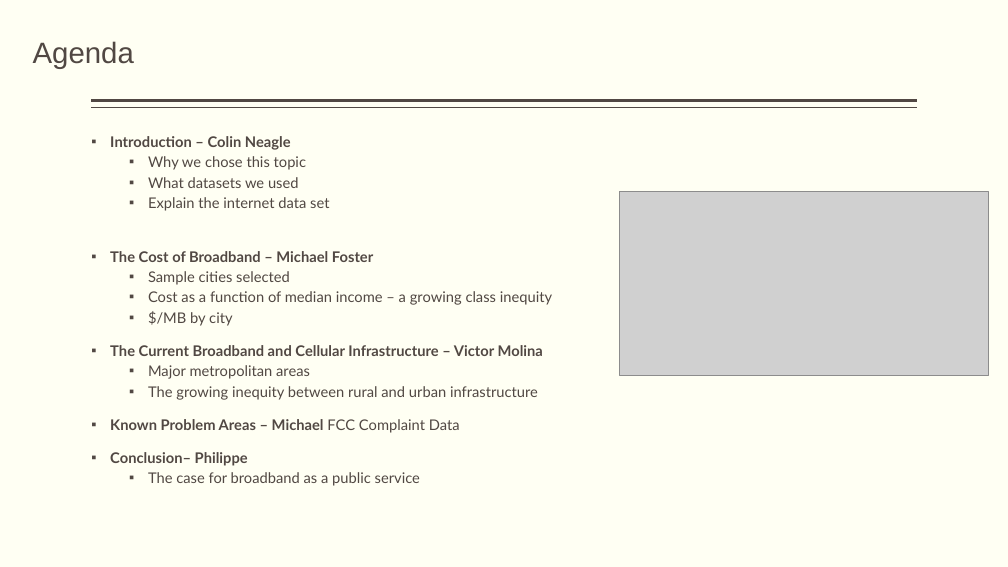
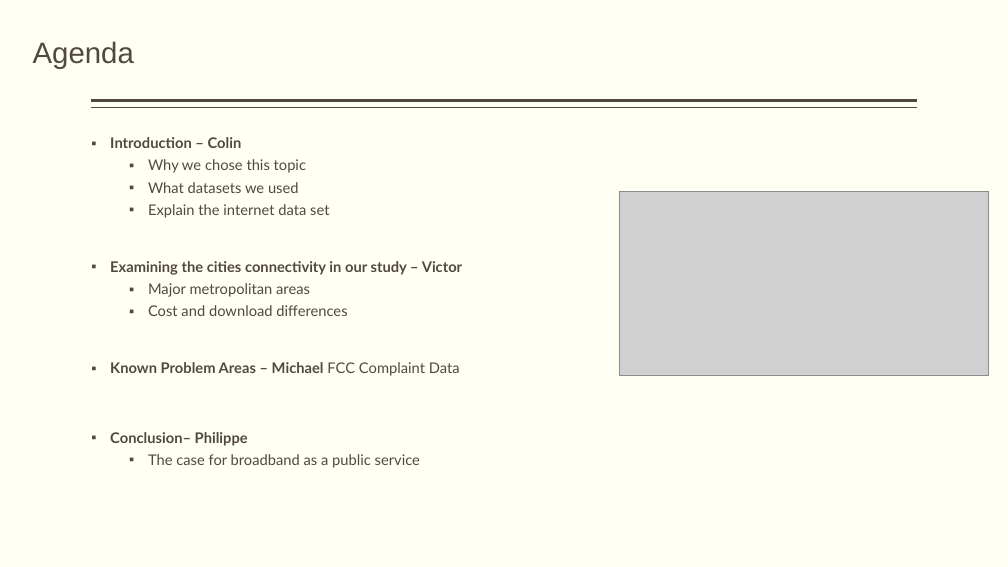
Before and after one commit to vsmolina/fiber_group, a slide deck: slide 2 of reports/Fiber_Group_Presenetation.pptx. Drawn at 1008x567 pixels with LibreOffice and Linux fonts; fonts in the diff are those of the drawing; grey boxes stand for pictures. Boxes give left, top, right and bottom in pixels: in the first picture for what was removed or moved away, otherwise in the second. Text is boxed around its words. In the diff, an @@ line names an element or a change of style, - is before the commit and + after.

Commit message:
nm

```diff
--- a/reports/Fiber_Group_Presenetation.pptx
+++ b/reports/Fiber_Group_Presenetation.pptx
@@ text at (x1=110, y1=137, x2=242, y2=148): text changed @@
-▪ Introduction – Colin Neagle
+▪ Introduction – Colin
@@ text at (x1=110, y1=159, x2=460, y2=468): line spacing 0.8 to 0.9 @@
@@ text at (x1=110, y1=261, x2=462, y2=275): text changed @@
-▪ The Cost of Broadband – Michael Foster
-  ▪ Sample cities selected
-  ▪ Cost as a function of median income – a growing class inequity
-  ▪ $/MB by city
-▪ The Current Broadband and Cellular Infrastructure – Victor Molina
+▪ Examining the cities connectivity in our study – Victor
@@ text at (x1=148, y1=305, x2=347, y2=316): text changed @@
-  ▪ The growing inequity between rural and urban infrastructure
+  ▪ Cost and download differences
```
Also in this commit, not shown: 2 other slides changed.
